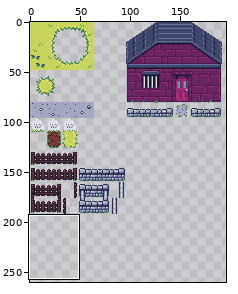
One commit to this pixel-art file: Assets/Game/Textures/Tilemaps/Environment.aseprite. The first picture is a wide view before the edit; the outline marks the close-up.
Close-up. The starting point:
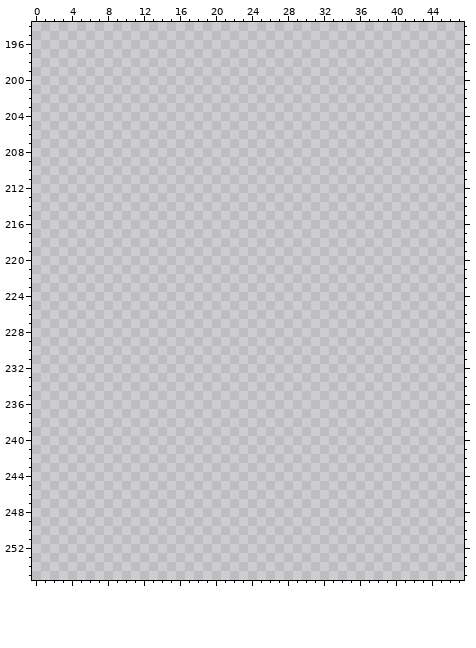
512x512 pixels, 1 frame. Shown: x 0..47, y 194..255. The wide view leaves out empty margins.
Now the later version:
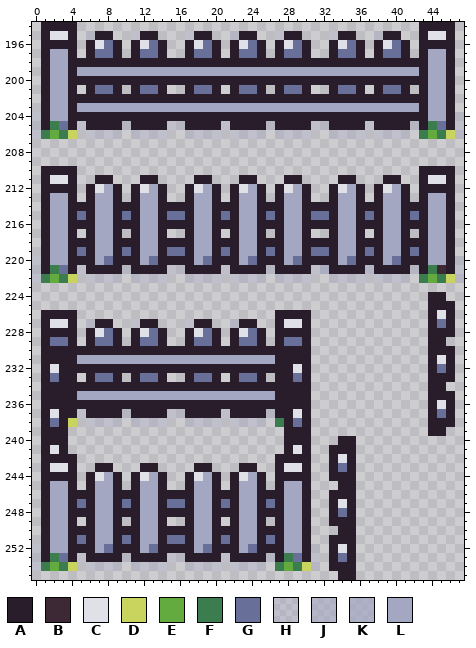
Palette (. is transparent): A #291d2b  B #3d2936  C #dfe0e8  D #c8d45d  E #63ab3f  F #3b7d4f  G #686f99  H #a3a7c258  J #a3a7c292  K #a3a7c2b8  L #a3a7c2
From old to new:
y 194: x 1..4 .... -> AAAA; x 43..46 .... -> AAAA
y 195: x 1..4 .... -> ACCA; x 6..8 ... -> HAA; x 11..13 ... -> HAA; x 17..19 ... -> HAA; x 22..24 ... -> HAA; x 27..29 ... -> HAA; x 33..35 ... -> HAA; x 38..40 ... -> HAA; x 43..46 .... -> ACCA
y 196: x 1..4 .... -> AAAA; x 6..9 .... -> ACGA; x 11..14 .... -> ACGA; x 17..20 .... -> ACGA; x 22..25 .... -> ACGA; x 27..30 .... -> ACGA; x 33..36 .... -> ACGA; x 38..41 .... -> ACGA; x 43..46 .... -> AAAA
y 197: x 1..4 .... -> ALLA; x 6..9 .... -> AGGA; x 11..14 .... -> AGGA; x 17..20 .... -> AGGA; x 22..25 .... -> AGGA; x 27..30 .... -> AGGA; x 33..36 .... -> AGGA; x 38..41 .... -> AGGA; x 43..46 .... -> ALLA
y 198: x 1..46 .............................................. -> ALLAAAAAAAAAAAAAAAAAAAAAAAAAAAAAAAAAAAAAAAALLA
y 199: x 1..46 .............................................. -> ALLALLLLLLLLLLLLLLLLLLLLLLLLLLLLLLLLLLLLLLALLA
y 200: x 1..46 .............................................. -> ALLAAAAAAAAAAAAAAAAAAAAAAAAAAAAAAAAAAAAAAAALLA
y 201: x 1..4 .... -> ALLA; x 6..9 .... -> AGGA; x 11..14 .... -> AGGA; x 17..20 .... -> AGGA; x 22..25 .... -> AGGA; x 27..30 .... -> AGGA; x 33..36 .... -> AGGA; x 38..41 .... -> AGGA; x 43..46 .... -> ALLA
y 202: x 1..46 .............................................. -> ALLAAAAAAAAAAAAAAAAAAAAAAAAAAAAAAAAAAAAAAAALLA
y 203: x 1..46 .............................................. -> ALLALLLLLLLLLLLLLLLLLLLLLLLLLLLLLLLLLLLLLLALLA
y 204: x 0..47 ................................................ -> HALLAAAAAAAAAAAAAAAAAAAAAAAAAAAAAAAAAAAAAAAALLAH
y 205: x 0..47 ................................................ -> HAFGAHAAAAHAAAAHHAAAAHAAAAHAAAAHHAAAAHAAAAHAFGAH
y 206: x 0..4 ..... -> HFEFD; x 6..9 .... -> HHHH; x 11..14 .... -> HHHH; x 17..20 .... -> HHHH; x 22..25 .... -> HHHH; x 27..30 .... -> HHHH; x 33..36 .... -> HHHH; x 38..41 .... -> HHHH; x 43..47 ..... -> FEFDH
y 210: x 1..4 .... -> AAAA; x 43..46 .... -> AAAA
y 211: x 1..4 .... -> ACCA; x 7..8 .. -> AA; x 12..13 .. -> AA; x 18..19 .. -> AA; x 23..24 .. -> AA; x 28..29 .. -> AA; x 34..35 .. -> AA; x 39..40 .. -> AA; x 43..46 .... -> ACCA
y 212: x 1..4 .... -> AAAA; x 6..9 .... -> ACLA; x 11..14 .... -> ACLA; x 17..20 .... -> ACLA; x 22..25 .... -> ACLA; x 27..30 .... -> ACLA; x 33..36 .... -> ACLA; x 38..41 .... -> ACLA; x 43..46 .... -> AAAA
y 213: x 1..4 .... -> ALLA; x 6..9 .... -> ALLA; x 11..14 .... -> ALLA; x 17..20 .... -> ALLA; x 22..25 .... -> ALLA; x 27..30 .... -> ALLA; x 33..36 .... -> ALLA; x 38..41 .... -> ALLA; x 43..46 .... -> ALLA
y 214: x 1..46 .............................................. -> ALLAAALLAAALLAAAALLAAALLAAALLAAAALLAAALLAAALLA
y 215: x 1..46 .............................................. -> ALLAGALLAGALLAGGALLAGALLAGALLAGGALLAGALLAGALLA
y 216: x 1..46 .............................................. -> ALLAAALLAAALLAAAALLAAALLAAALLAAAALLAAALLAAALLA
y 217: x 1..4 .... -> ALLA; x 6..9 .... -> ALLA; x 11..14 .... -> ALLA; x 17..20 .... -> ALLA; x 22..25 .... -> ALLA; x 27..30 .... -> ALLA; x 33..36 .... -> ALLA; x 38..41 .... -> ALLA; x 43..46 .... -> ALLA
y 218: x 1..46 .............................................. -> ALLAAALLAAALLAAAALLAAALLAAALLAAAALLAAALLAAALLA
y 219: x 1..46 .............................................. -> ALLAGALLAGALLAGGALLAGALLAGALLAGGALLAGALLAGALLA
y 220: x 0..47 ................................................ -> HALLAAALGAAALGAAAALGAAALGAAALGAAAALGAAALGAAALLAH
y 221: x 0..47 ................................................ -> HAFGAHAAAAHAAAAHHAAAAHAAAAHAAAAHKAAAAJAAAAHAFBAH
y 222: x 0..4 ..... -> HFEFD; x 6..9 .... -> HHHH; x 11..14 .... -> HHHH; x 17..20 .... -> HHHH; x 22..25 .... -> HHHH; x 27..30 .... -> HHHH; x 33..36 .... -> HHHH; x 38..41 .... -> HHHH; x 43..47 ..... -> FEFDH
y 224: x 44..45 .. -> AA
y 225: x 44..46 ... -> AAA
y 226: x 1..4 .... -> AAAA; x 27..30 .... -> AAAA; x 44..46 ... -> ACA
y 227: x 1..4 .... -> ACCA; x 6..8 ... -> HAA; x 11..13 ... -> HAA; x 17..19 ... -> HAA; x 22..24 ... -> HAA; x 27..30 .... -> ACCA; x 44..46 ... -> AGA
y 228: x 1..4 .... -> AAAA; x 6..9 .... -> ACGA; x 11..14 .... -> ACGA; x 17..20 .... -> ACGA; x 22..25 .... -> ACGA; x 27..30 .... -> AAAA; x 44..46 ... -> AAA
y 229: x 1..4 .... -> AGGA; x 6..9 .... -> AGGA; x 11..14 .... -> AGGA; x 17..20 .... -> AGGA; x 22..25 .... -> AGGA; x 27..30 .... -> AGGA; x 44..45 .. -> AA
y 230: x 1..30 .............................. -> AAAAAAAAAAAAAAAAAAAAAAAAAAAAAA; x 44..46 ... -> AAA
y 231: x 1..30 .............................. -> AAAALLLLLLLLLLLLLLLLLLLLLLAAAA; x 44..46 ... -> ACA
y 232: x 1..30 .............................. -> ACAAAAAAAAAAAAAAAAAAAAAAAAAACA; x 44..46 ... -> AGA
y 233: x 1..4 .... -> AGAA; x 6..9 .... -> AGGA; x 11..14 .... -> AGGA; x 17..20 .... -> AGGA; x 22..25 .... -> AGGA; x 27..30 .... -> AAGA; x 44..46 ... -> AAA
y 234: x 1..30 .............................. -> AAAAAAAAAAAAAAAAAAAAAAAAAAAAAA; x 44..45 .. -> AA
y 235: x 1..30 .............................. -> AAAALLLLLLLLLLLLLLLLLLLLLLAAAA; x 44..46 ... -> AAA
y 236: x 1..30 .............................. -> AAAAAAAAAAAAAAAAAAAAAAAAAAAAAA; x 44..46 ... -> ACA
y 237: x 1..30 .............................. -> ACAAHAAAAHAAAAHHAAAAHAAAAHAACA; x 44..46 ... -> AGA
y 238: x 1..4 .... -> AGAD; x 6..9 .... -> HHHH; x 11..14 .... -> HHHH; x 17..20 .... -> HHHH; x 22..25 .... -> HHHH; x 27..30 .... -> FAGA; x 44..46 ... -> AAA
y 239: x 1..3 ... -> AAA; x 28..30 ... -> AAA; x 44..45 .. -> AA
y 240: x 1..3 ... -> AAA; x 28..30 ... -> AAA; x 34..35 .. -> AA
y 241: x 1..3 ... -> ACA; x 28..30 ... -> ACA; x 33..35 ... -> AAA
y 242: x 1..4 .... -> AAAA; x 27..30 .... -> AAAA; x 33..35 ... -> ACA
y 243: x 1..4 .... -> ACCA; x 7..8 .. -> AA; x 12..13 .. -> AA; x 18..19 .. -> AA; x 23..24 .. -> AA; x 27..30 .... -> ACCA; x 33..35 ... -> AGA
y 244: x 1..4 .... -> AAAA; x 6..9 .... -> ACLA; x 11..14 .... -> ACLA; x 17..20 .... -> ACLA; x 22..25 .... -> ACLA; x 27..30 .... -> AAAA; x 33..35 ... -> AAA
y 245: x 1..4 .... -> ALLA; x 6..9 .... -> ALLA; x 11..14 .... -> ALLA; x 17..20 .... -> ALLA; x 22..25 .... -> ALLA; x 27..30 .... -> ALLA; x 34..35 .. -> AA
y 246: x 1..30 .............................. -> ALLAAALLAAALLAAAALLAAALLAAALLA; x 33..35 ... -> AAA
y 247: x 1..30 .............................. -> ALLAGALLAGALLAGGALLAGALLAGALLA; x 33..35 ... -> ACA
y 248: x 1..30 .............................. -> ALLAAALLAAALLAAAALLAAALLAAALLA; x 33..35 ... -> AGA
y 249: x 1..4 .... -> ALLA; x 6..9 .... -> ALLA; x 11..14 .... -> ALLA; x 17..20 .... -> ALLA; x 22..25 .... -> ALLA; x 27..30 .... -> ALLA; x 33..35 ... -> AAA
y 250: x 1..30 .............................. -> ALLAAALLAAALLAAAALLAAALLAAALLA; x 34..35 .. -> AA
y 251: x 1..30 .............................. -> ALLAGALLAGALLAGGALLAGALLAGALLA; x 33..35 ... -> AAA
y 252: x 0..31 ................................ -> HALLAAALGAAALGAAAALGAAALGAAALLAH; x 33..35 ... -> ACA
y 253: x 0..31 ................................ -> HAFGAHAAAAHAAAAHHAAAAHAAAAHAFGAH; x 33..35 ... -> AGA
y 254: x 0..4 ..... -> HFEFD; x 6..9 .... -> HHHH; x 11..14 .... -> HHHH; x 17..20 .... -> HHHH; x 22..25 .... -> HHHH; x 27..31 ..... -> FEFDH; x 33..35 ... -> AAA
y 255: x 34..35 .. -> AA
